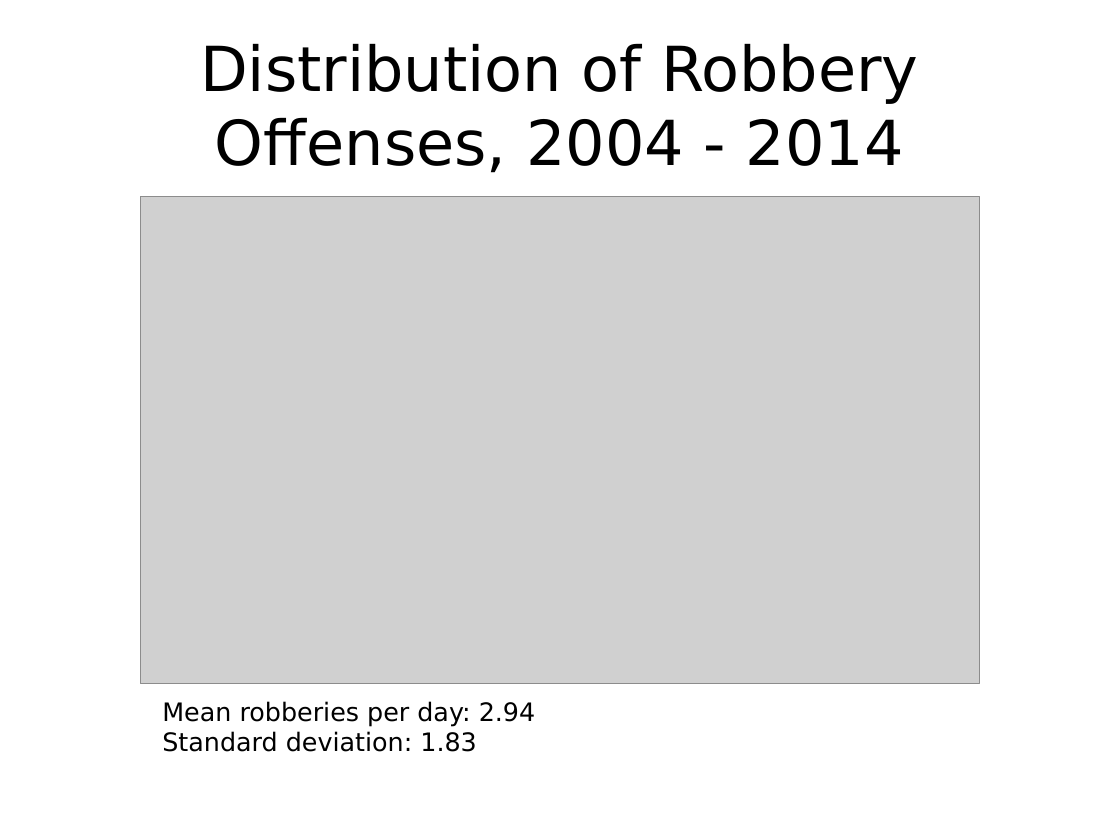
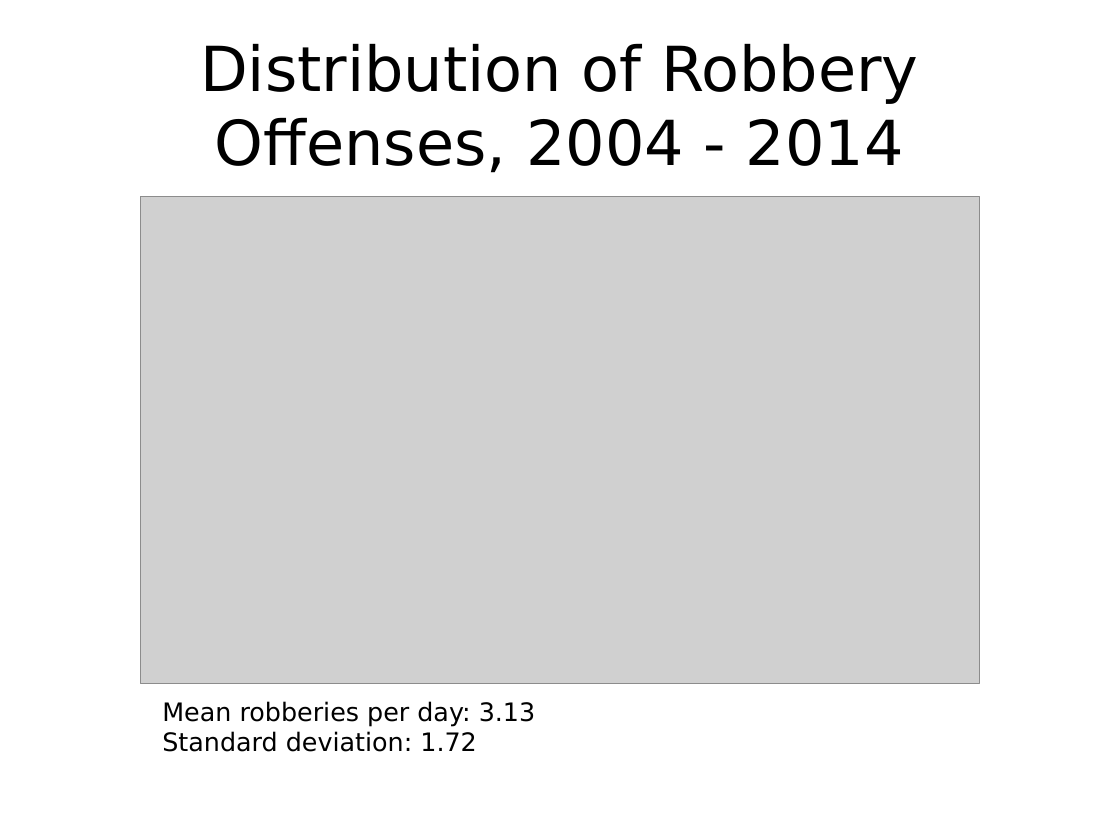
Before and after one commit to ptrbates/portland_crime_analysis, a slide deck: slide 16 of docs/Bates_presentation.pptx. Drawn at 1120x840 pixels with LibreOffice and Linux fonts; fonts in the diff are those of the drawing; grey boxes stand for pictures. Boxes give left, top, right and bottom in pixels: in the first picture for what was removed or moved away, otherwise in the second. Text is boxed around its words. In the diff, an @@ line names an element or a change of style, - is before the commit and + after.

Commit message:
Finished presentation.

```diff
--- a/docs/Bates_presentation.pptx
+++ b/docs/Bates_presentation.pptx
@@ text at (162, 701, 536, 752): text changed @@
-Mean robberies per day: 2.94
-Standard deviation: 1.83
+Mean robberies per day: 3.13
+Standard deviation: 1.72
```
Also in this commit, not shown: 1 other slide changed, 1 slide removed, 5 other files.
